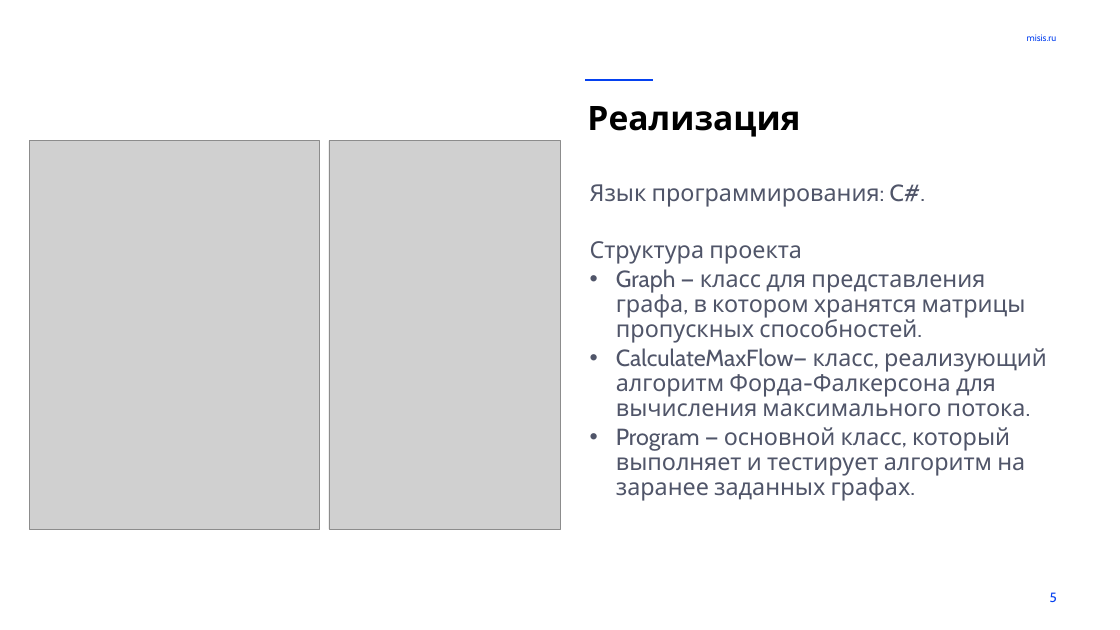
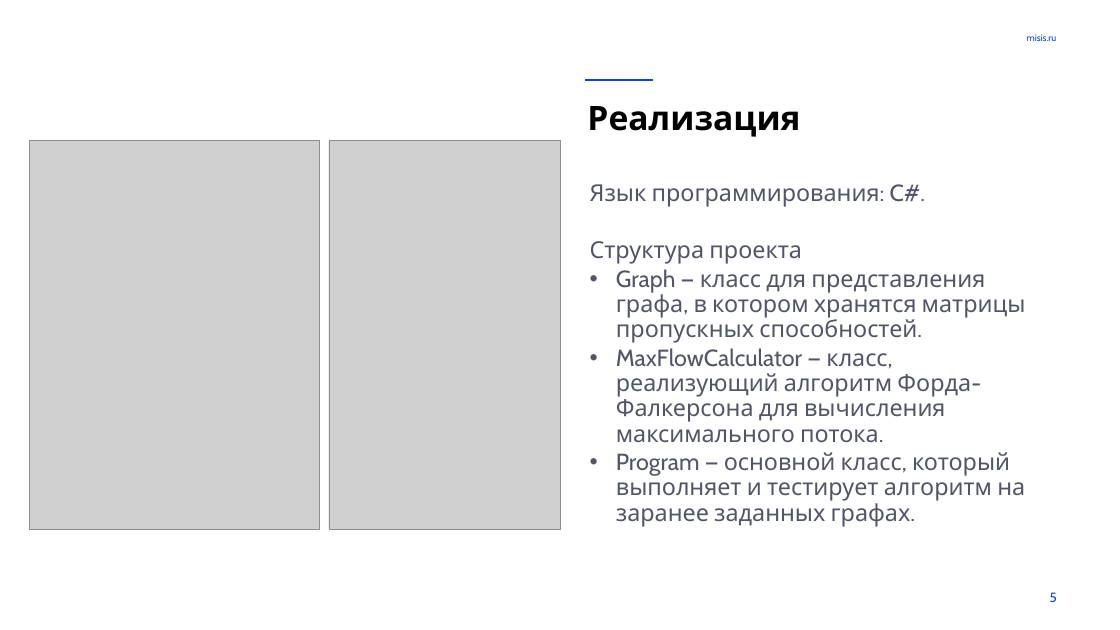
Before and after one commit to DaniilDarjutin/DariutinDD_4_16_1, a slide deck: slide 5 of DariutinDD_pptx_4_16_1.pptx. Drawn at 1120x630 pixels with LibreOffice and Linux fonts; fonts in the diff are those of the drawing; grey boxes stand for pictures; background and template pictures are left out. Boxes give left, top, right and bottom in pixels: in the first picture for what was removed or moved away, otherwise in the second. Text is boxed around its words. In the diff, an @@ line names an element or a change of style, - is before the commit and + after.

Commit message:
fix2

```diff
--- a/DariutinDD_pptx_4_16_1.pptx
+++ b/DariutinDD_pptx_4_16_1.pptx
@@ text at (616, 348, 971, 442): text changed @@
-• CalculateMaxFlow— класс, реализующий алгоритм Форда-Фалкерсона для вычисления максимального потока.
+• MaxFlowCalculator — класс, реализующий алгоритм Форда-Фалкерсона для вычисления максимального потока.
```
